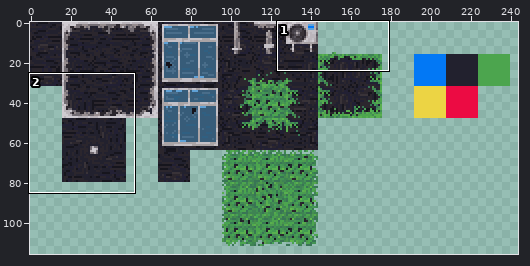
Sprite sheet -- asset/textures/atlas/atlas.png. The picture above shows the old version from afar; the outline marks the close-up.
Close-up. Before the edit:
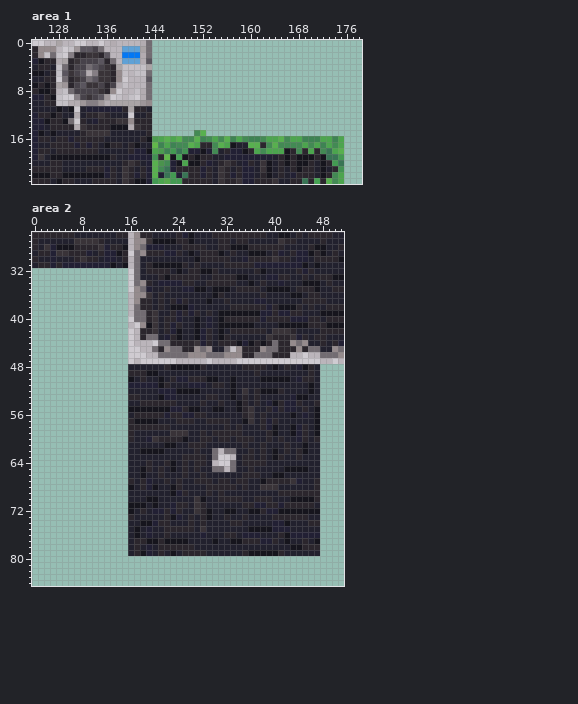
The file is 320x320 pixels. Colours within 5 levels of each other are drawn and written as one. Shown: area 1: x 124..178, y 0..23; area 2: x 0..51, y 26..84. The wide view leaves out empty margins. The commit also changed other parts of the picture, which this record leaves out.
And afterwards:
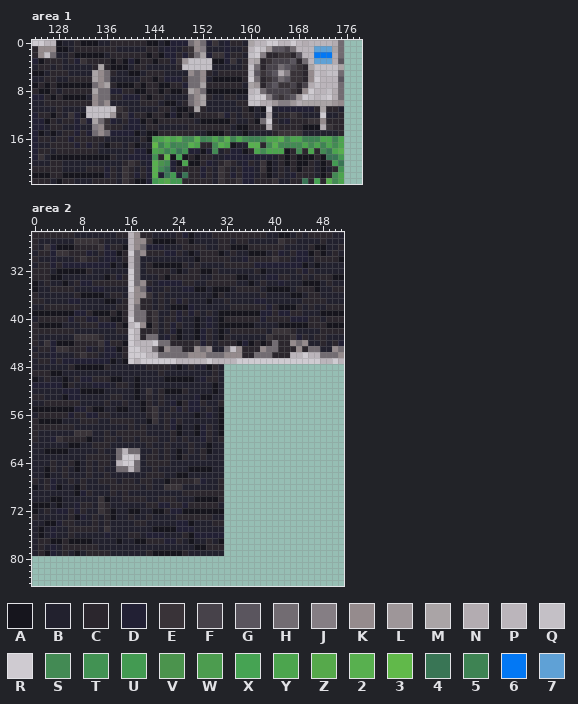
Palette (. is transparent): A #16151d  B #22212e  C #2b262d  D #222034  E #393338  F #47424a  G #5a555e  H #726c72  J #857e84  K #958b8d  L #9e9699  M #aaa4a6  N #b3acb1  P #bbb5bb  Q #c4c0c6  R #cfcbd1  S #438a54  T #429253  U #439a52  V #4b934d  W #4c9c4f  X #46a353  Y #4ca54e  Z #56a94b  2 #58b04f  3 #61b94a  4 #397555  5 #3e8353  6 #0278f5  7 #5fa1d6
Diff:
Changed rows in their new state; - is an unchanged pixel.
Area 1:
first column x 128:
 0 ABBCAAABBCCCCCCAABADDDHKHDEBDCCBMPPRRPPRPNPPPPNH
 1 AABCCCCCCCBBBBBCCBDDBCEKJBBBDBBCPRQLGGFHPPP777MH
 2 BBCAAAAABCCCCCCACADDCDEHMDEEDCCBQRJCCEECGPP666NH
 3 CB-DECCC-ACADACCACCDELQQQQAADEBCNMCEFFFGCHP777NG
 4 CBBBBBCMCAAABCCBBBBBCQQQQQBBBBBCQHCFFHGFECMQQQQM
 5 CCBBBBMKH-BBAABCCCBBBBKHKCBCCCCCQGEFGNJEECKQPQQH
 6 BB-CCCMKHBBBBBCCACDDDCHHKBAAAAACRHCEFHGEECKRPPPG
 7 AAAAAAHKMCAAACACCAACCDHHMCCCCCCBMLCFGEEFCFNQPPPH
 8 BCCCCCMHHDDCCAACCACAACMKHAAAAAAAPQHFFFFECKRPPQNH
 9 CAAAABKHHCCDDDCACCBBBBHKMCBBCCBBQRRJFEFGLRQPQRNH
10 CCCCCCKHKBBBBBCCCBAABCHKMBBBBBCCQQNNLJJLNMMMMMLK
11 C-BB-QQQQQE-BBB-BCCBAACMCBBBBBBCABARBDDDDDDCMCCB
12 --EDAQQQQLCEDCCACCADACACCCCEDCBCCBBNBCCECBBBRBBC
13 BCCDEDMHEDBCDDA-ACCCCCCBAAAAACBBCAHRCBDCCCEEKCCC
14 -BBDBBJKECCBDDB-CBBBBBCCCCCCCBAACCCNECCCCAAANECC
15 -CCD-DHKHDDDDA-AACCCCCCBBAAACBBABBBBCEEEEBBBBBBC
Area 2:
first column x 0:
32 CCCBAAAAACBBBBBB--------------------------------
33 CCCAABBBBBBBACDC--------------------------------
34 ABCBBABCDDCCCCCC--------------------------------
35 ABBCCCCBBBDDBBBB--------------------------------
36 CBBBBBBCAAAABCCB--------------------------------
37 CCBBBBDDBBBBAABC--------------------------------
38 BBCCCCCCBBBBBBCC--------------------------------
39 AAAAAAADDCAAACAC--------------------------------
40 BCCCCCDCCDDCCAAC--------------------------------
41 CAAAABBBCCCDDDCA--------------------------------
42 CCCCCCCBBBBBBBCC--------------------------------
43 CBBBBBBEEEECBBBB--------------------------------
44 CBEDAAACCCCEDCCA--------------------------------
45 BCCDEECCCDBCDDAC--------------------------------
46 CBBDBBBCECCBDDBC--------------------------------
47 BCCDCDDDDDDDDABA--------------------------------
48 BBBBBBCAAAAACBBB---CCC-B-BCBDAC-................
49 CCCAABBBBBBBBBBBBBBBBC--------C-................
50 ABCBBABCDDCCCAABBAB--BAAAAABDCC-................
51 DDDDDACBBBDDDBCCBABBBBB---BBB-AB................
52 BBBBBDDDAAAABBBB-A-E-CAA-CBB--A-................
53 CCBBBADDBBBBBCCBBA-C-CBB---DAAB-................
54 BBCCCCCCBBBBCBBC--A-B-BDACDD----................
55 AAAAAAADDCAABBAABB-CEBBC--DD-CB-................
56 BCCCCCDCCDDCCBBB-BB-EBCBBBBABD-A................
57 CAAAABBBCCCBBCCC-BB-E-CD-BB--BBA................
58 CCCCCCCBBBBBBBBB-B-BBB-DA--ADC-A................
59 CBBBBBBEEEBBCBCC-CC----CAB-ADCBA................
60 CBBDECCCCABBCCBC--CCCBB-BC--D---................
61 BBBBBBAABBCCCBBB---C--CB---BBA--................
62 BBAAAABBBBBCBBHPHHBBCBC-A-CBCABB................
63 BBBBBBBBBCCCCBHRRP-CC-C-A-BB--BB................
64 BBBCBBCABCBCCBPRRH--CC-B-B-BB-BB................
65 BBACBCBABCBCBBHHPHBBCB-B-BAAAABB................
66 BBABBCBBBCBBCBBB--BCC---AA--B---................
67 CBCDBBCBCBBCCCBC---C--AC-CCEDB--................
68 ABCDABBACBBBBCCCCCBCB-EEE----BB-................
69 BBBBBBBADCBBBCBC-------BB-CCC-C-................
70 BBBAABBBBBBEABBCCCCBBCCC---A-AA-................
71 AAABABBDCCBECBBBBBBCCDDC-DCC-CC-................
72 ABCBDDCDCBBECABB-AB-AA--DAAAA-AA................
73 CBBBBBCADBCBCABB---C--BBCC-C-C--................
74 BBAADCCBBBCBCBBB-CCBBBB-DDA-B-CC................
75 BABDBBCCCCCBEBBB-B-BAAAADDD-B---................
76 BABDBBCBBBBBDBBBCC--DDB--CAD-DDD................
77 BCCAACAAAABBBBAB-AACC-DDCBA--CBA................
78 BCBDBCCCCCCBBBBB-B-B-BBBBBBAACCC................
79 BCADBCBABCCCCBBB-BBCAAA-A-BBB---................
